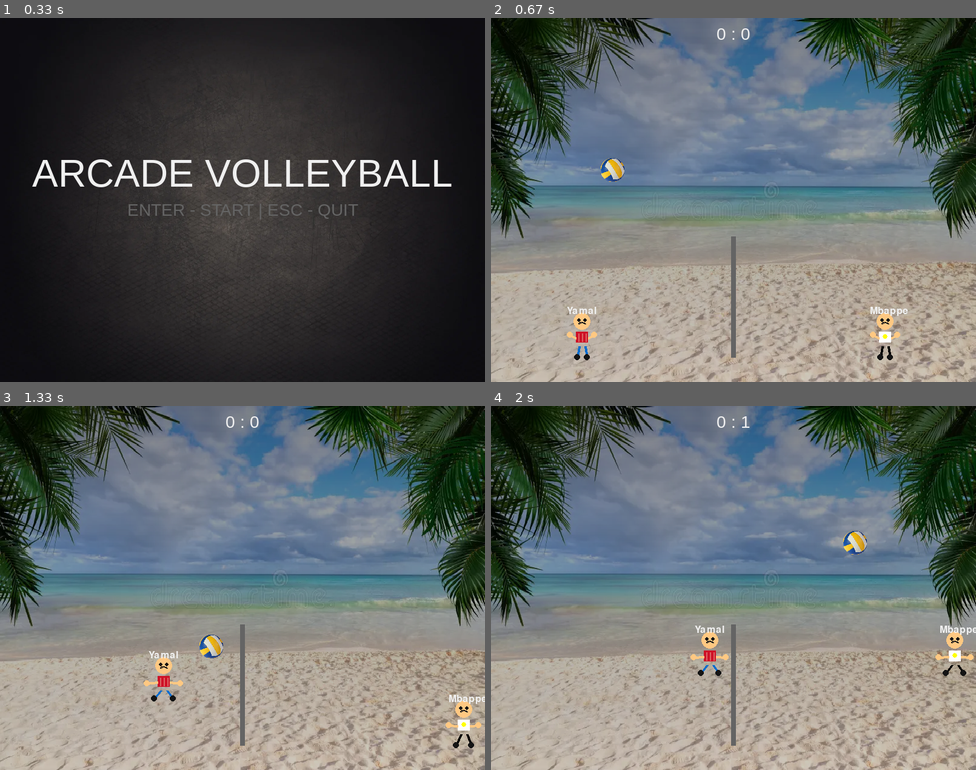
Above: before the commit, frames 1-4 (two rows, left to right).
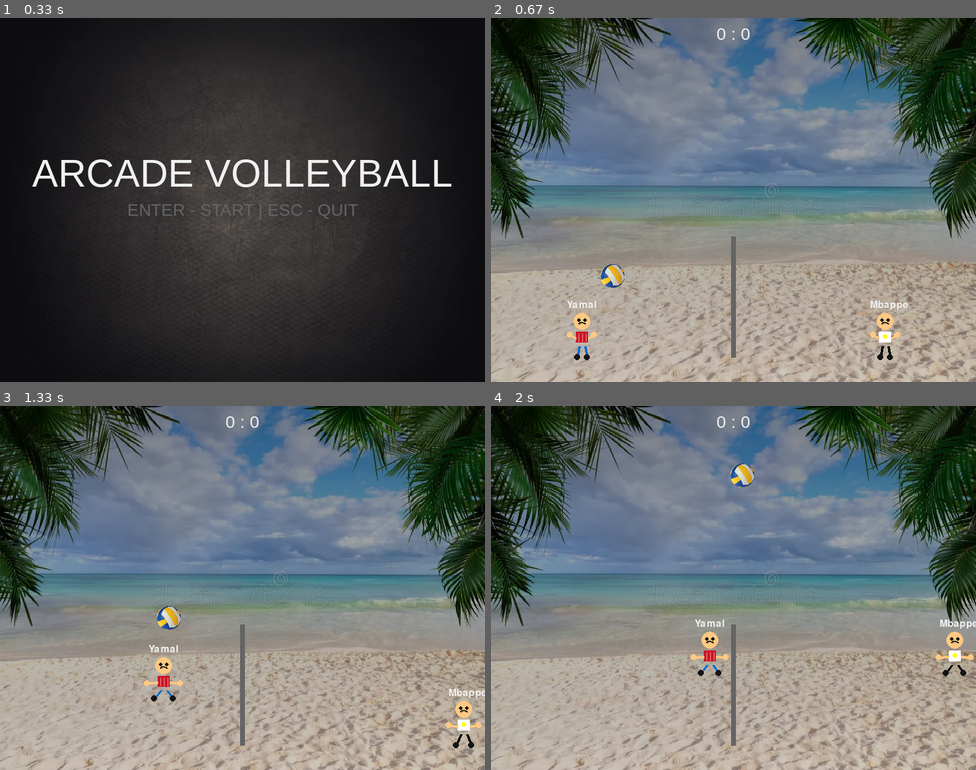
Above: after the commit, the same moments.

Repository: OliverOnufer/OPGP_pygame-Sramko-Onufer-Kozej
Game: pygame game, started from main.py
Same seed, same stepped clock (60 frames per second), same inputs: the game is played once before the commit and once after it.
Inputs:
- Up to frame 1 (0.33 s): no input
- Up to frame 2 (0.67 s): tap Enter at 0.33 s
- Up to frame 3 (1.33 s): tap W at 0.67 s; hold Right from 1 s (still down); hold D from 1 s (still down)
- Up to frame 4 (2 s): release Right at 1.47 s; release D at 1.47 s; hold Up 1.5-1.8 s; hold W 1.5-1.8 s; hold Right from 1.83 s (still down); hold D from 1.83 s (still down)

Frame 1 is identical in both runs. In frame 2, 0.8% of the frame differs, in the area x 15-86%, y 38-82%; in frame 3, 0.8%; in frame 4, 0.8%, in the area x 42-100%, y 2-63%.

Commit message:
Onufer - Pridanie zvukov, hudby a posledné úpravy

Diff:
--- a/ball.py
+++ b/ball.py
@@ -3,8 +3,24 @@
 from pathlib import Path
 from settings import *
 
+# Načítanie zvuku dotyku lopty
+def load_click_sound():
+    sound_folder = Path(__file__).parent / "sounds"
+    for ext in ("wav", "mp3", "ogg"):
+        sound_path = sound_folder / f"click.{ext}"
+        if sound_path.exists():
+            try:
+                return pygame.mixer.Sound(sound_path)
+            except pygame.error:
+                pass
+    return None
+
 class Lopta:
+    click_sound = None
+
     def __init__(self):
+        if Lopta.click_sound is None:
+            Lopta.click_sound = load_click_sound()
         self.radius = POLOMER_LOPTY
         self.image = self.load_ball_image()
         self.reset(1)
@@ -23,14 +39,17 @@
 
     def reset(self, side):
         self.x = 200 if side == 1 else SIRKA_OKNA - 200
-        self.y = 200
+        self.y = 425
         self.vel_x = 0
         self.vel_y = 0
+        self.waiting = True  # Čaká na dotyk hráča
 
     def update(self, hraci):
-        self.vel_y += GRAVITACIA * 0.6
-        self.x += self.vel_x
-        self.y += self.vel_y
+        # Ak lopta čaká, nehybe sa - len kontroluje kolíziu s hráčmi
+        if not self.waiting:
+            self.vel_y += GRAVITACIA * 0.6
+            self.x += self.vel_x
+            self.y += self.vel_y
 
         # Kolízia s ľavou stenou
         if self.x - self.radius < 0:
@@ -69,6 +88,13 @@
             dist = math.hypot(self.x - h.x, self.y - h.y)
             min_dist = self.radius + h.radius
             if dist < min_dist and dist > 0:
+                if Lopta.click_sound:
+                    Lopta.click_sound.play()
+
+                # Ak lopta čakala, teraz sa začne hýbať
+                if self.waiting:
+                    self.waiting = False
+
                 # Vypočítaj uhol odrazu
                 angle = math.atan2(self.y - h.y, self.x - h.x)
 
@@ -77,8 +103,9 @@
                 self.x += math.cos(angle) * (overlap + 1)
                 self.y += math.sin(angle) * (overlap + 1)
 
-                # Nastav rýchlosť odrazu
-                speed = max(10, math.hypot(self.vel_x, self.vel_y) * 1.1)
+                # Nastav rýchlosť odrazu - vyššia minimálna rýchlosť
+                current_speed = math.hypot(self.vel_x, self.vel_y)
+                speed = max(12, current_speed * 1.1)  # Minimálne 12
                 self.vel_x = math.cos(angle) * speed
                 self.vel_y = math.sin(angle) * speed
 
--- a/main.py
+++ b/main.py
@@ -48,6 +48,38 @@
 
 gradient_overlay = create_gradient_overlay()
 
+# Načítanie zvukov
+def load_sound(name):
+    sound_folder = Path(__file__).parent / "sounds"
+    for ext in ("wav", "mp3", "ogg"):
+        sound_path = sound_folder / f"{name}.{ext}"
+        if sound_path.exists():
+            try:
+                return pygame.mixer.Sound(sound_path)
+            except pygame.error:
+                pass
+    return None
+
+# Načítanie hudby do pozadia
+def load_music():
+    sound_folder = Path(__file__).parent / "sounds"
+    for ext in ("wav", "mp3", "ogg"):
+        music_path = sound_folder / f"music.{ext}"
+        if music_path.exists():
+            try:
+                pygame.mixer.music.load(music_path)
+                pygame.mixer.music.set_volume(0.3)
+                return True
+            except pygame.error:
+                pass
+    return False
+
+sound_point = load_sound("point")
+sound_click = load_sound("click")
+sound_jump = load_sound("jump")
+sound_gameover = load_sound("gameover")
+has_music = load_music()
+
 menu_background = load_menu_background()
 background = None
 
@@ -94,6 +126,8 @@
                     score_p2 = 0
                     lopta.reset(1)
                     background = load_random_background()
+                    if has_music:
+                        pygame.mixer.music.play(-1)  # -1 = loop
                     state = "GAME"
                 if event.key == pygame.K_ESCAPE:
                     pygame.quit()
@@ -125,6 +159,8 @@
         lopta.update([h1, h2])
 
         if lopta.y + lopta.radius > VYSKA_OKNA - VYSKA_PODLAHY:
+            if sound_point:
+                sound_point.play()
             if lopta.x < SIRKA_OKNA // 2:
                 score_p2 += 1
                 lopta.reset(2)
@@ -134,9 +170,15 @@
 
         if score_p1 >= WIN_SCORE:
             winner_text = "YAMAL WINS!"
+            pygame.mixer.music.stop()
+            if sound_gameover:
+                sound_gameover.play()
             state = "GAME_OVER"
         elif score_p2 >= WIN_SCORE:
             winner_text = "MBAPPE WINS!"
+            pygame.mixer.music.stop()
+            if sound_gameover:
+                sound_gameover.play()
             state = "GAME_OVER"
 
         pygame.draw.rect(screen, SEDA,
--- a/player.py
+++ b/player.py
@@ -1,9 +1,26 @@
 import pygame
 import math
+from pathlib import Path
 from settings import *
 
+# Načítanie zvuku skoku
+def load_jump_sound():
+    sound_folder = Path(__file__).parent / "sounds"
+    for ext in ("wav", "mp3", "ogg"):
+        sound_path = sound_folder / f"jump.{ext}"
+        if sound_path.exists():
+            try:
+                return pygame.mixer.Sound(sound_path)
+            except pygame.error:
+                pass
+    return None
+
 class Hrac:
+    jump_sound = None
+
     def __init__(self, x, meno):
+        if Hrac.jump_sound is None:
+            Hrac.jump_sound = load_jump_sound()
         self.x = x
         self.y = VYSKA_OKNA - VYSKA_PODLAHY - POLOMER_HRACA
         self.radius = POLOMER_HRACA
@@ -36,6 +53,8 @@
         if keys[KEY_MAP[f"{self.meno}_JUMP"]] and self.na_zemi:
             self.vel_y = SILA_SKOKU
             self.na_zemi = False
+            if Hrac.jump_sound:
+                Hrac.jump_sound.play()
 
         self.vel_y += GRAVITACIA
         self.y += self.vel_y
@@ -119,4 +138,4 @@
         # Meno hráča
         font = pygame.font.Font(None, 24)
         text = font.render(self.meno, True, BIELA)
-        screen.blit(text, (x - 25, y - 50))
+        screen.blit(text, (x - 25, y - 60))
Binary file changed: README.md
Binary file removed: hd-yellow-blue-and-white-volleyball-ball-png-70408169487874060mrdnzifk.png
Not shown, added: sounds/click.wav
Not shown, added: sounds/gameover.wav
Not shown, added: sounds/jump.wav
Not shown, added: sounds/music.wav
Not shown, added: sounds/point.wav
